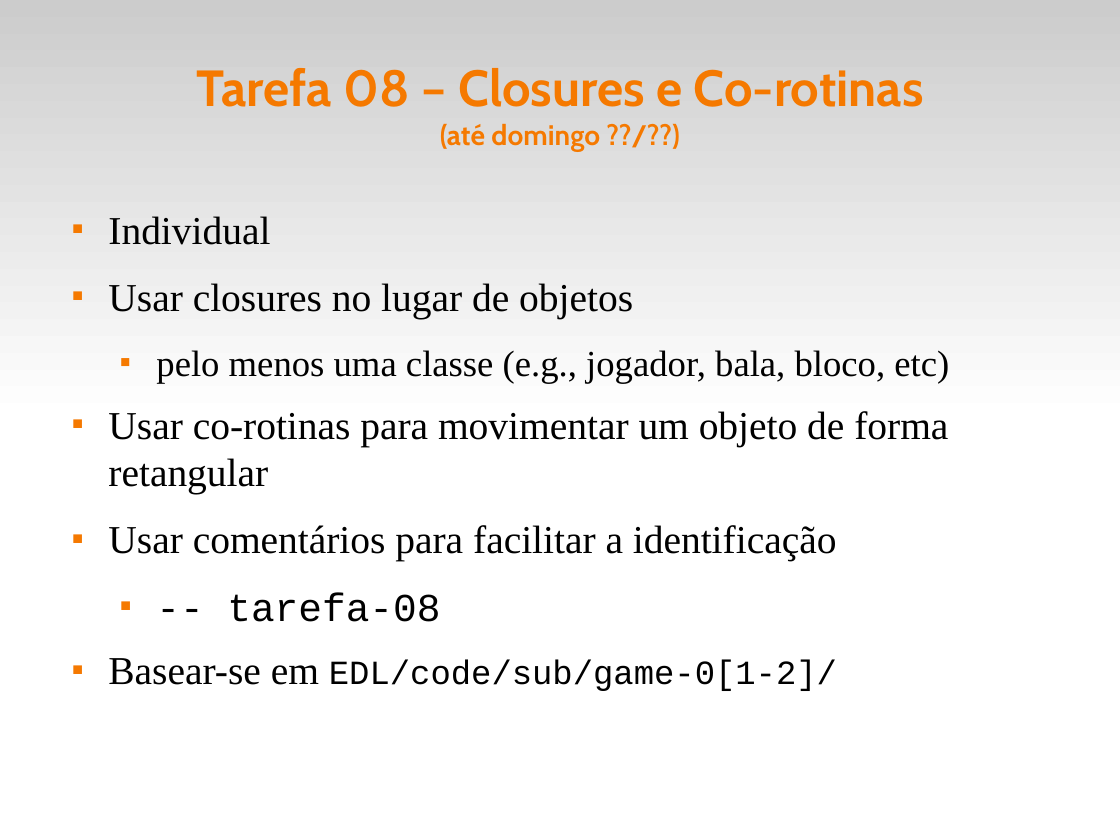
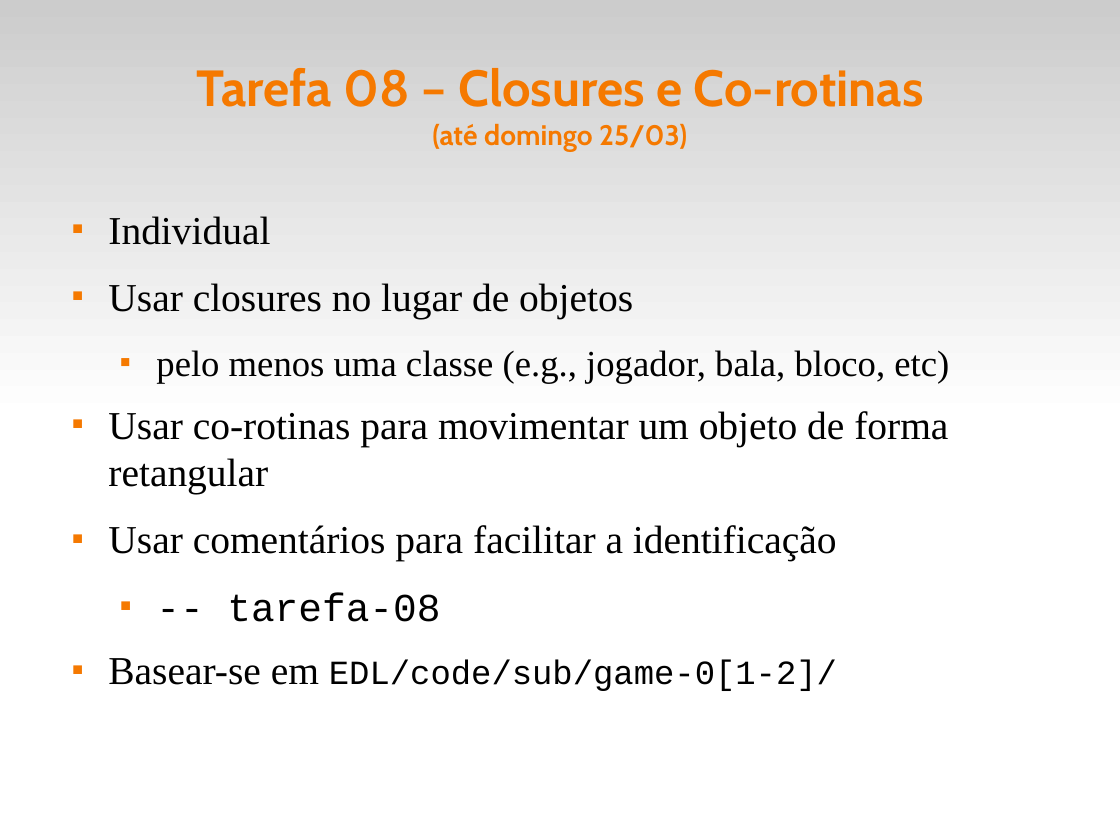
Before and after one commit to fsantanna-uerj/EDL, a slide deck: slide 16 of slides/edl-00.odp. Drawn at 1120x840 pixels with LibreOffice and Linux fonts; fonts in the diff are those of the drawing. Boxes give left, top, right and bottom in pixels: in the first picture for what was removed or moved away, otherwise in the second. Text is boxed around its words. In the diff, an @@ line names an element or a change of style, - is before the commit and + after.

```diff
--- a/slides/edl-00.odp
+++ b/slides/edl-00.odp
@@ title at bbox=[196, 68, 924, 151]: text changed @@
-Tarefa 08 – Closures e Co-rotinas
-(até domingo ??/??)
+Tarefa 08 – Closures e Co-rotinas
+(até domingo 25/03)
```
Also in this commit, not shown: 5 other slides changed, 1 other file.
